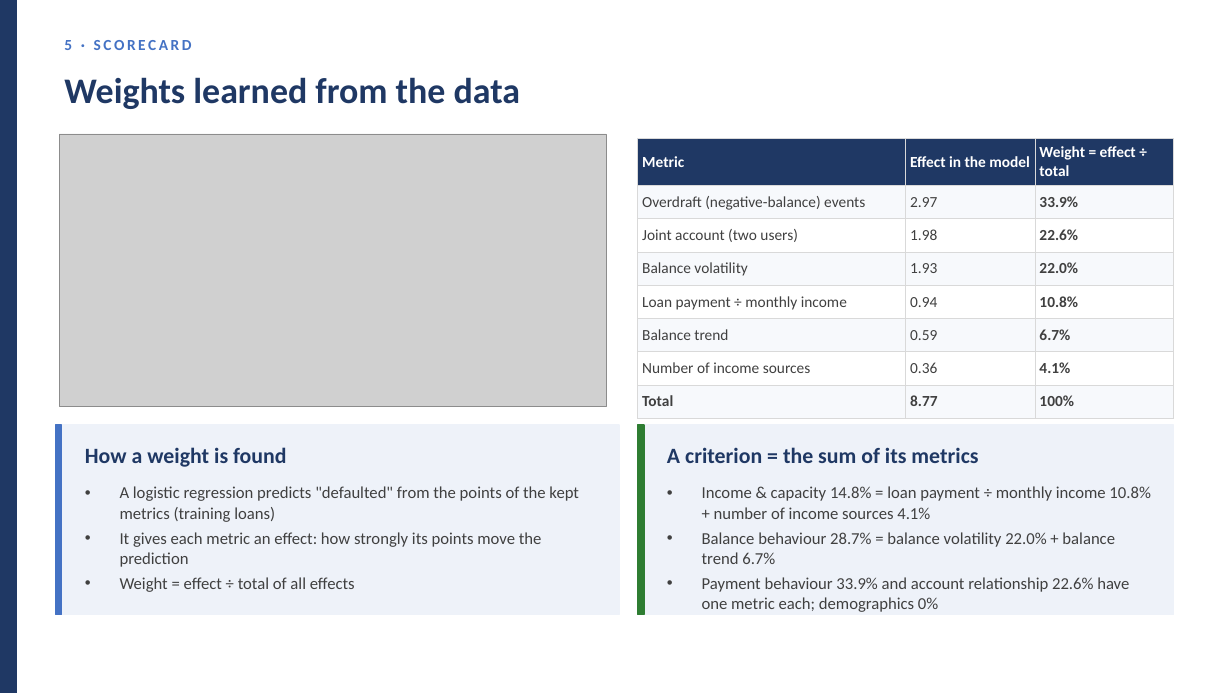
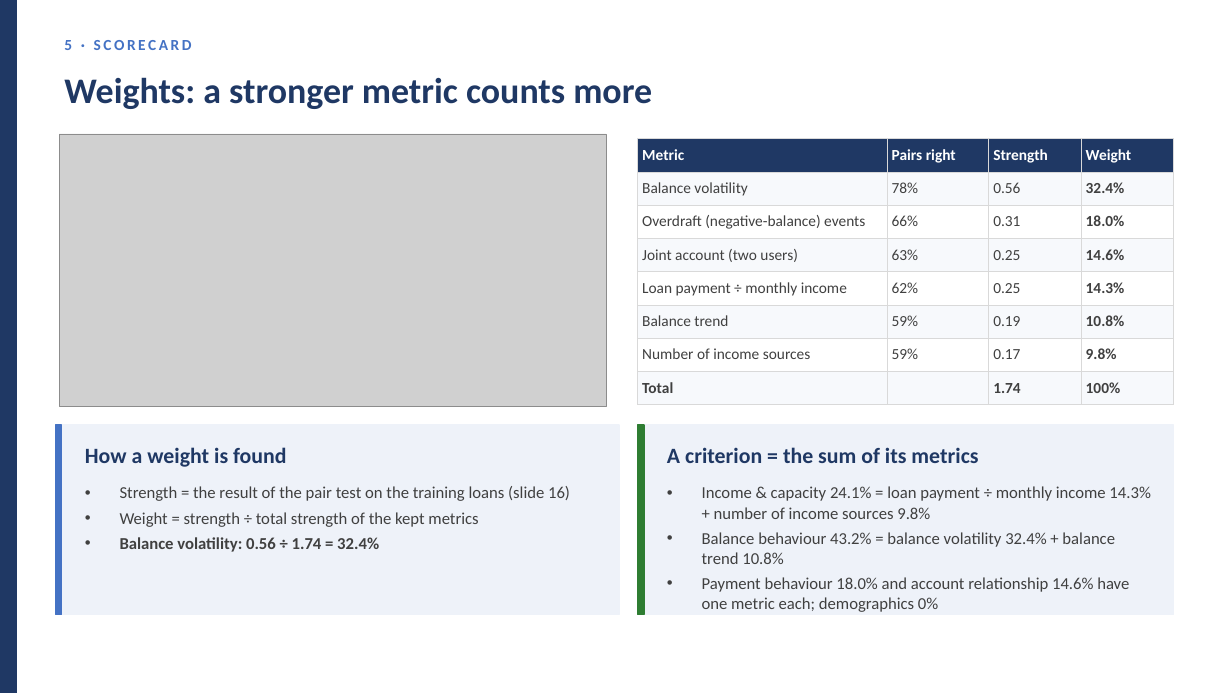
Before and after one commit to huotrithy/da-assignment-risk-scoring, a slide deck: slide 26 of docs/Final_Presentation.pptx. Drawn at 1232x693 pixels with LibreOffice and Linux fonts; fonts in the diff are those of the drawing; grey boxes stand for pictures. Boxes give left, top, right and bottom in pixels: in the first picture for what was removed or moved away, otherwise in the second. Text is boxed around its words. In the diff, an @@ line names an element or a change of style, - is before the commit and + after.

```diff
--- a/docs/Final_Presentation.pptx
+++ b/docs/Final_Presentation.pptx
@@ text at [64, 77, 652, 109]: text changed @@
-Weights learned from the data
+Weights: a stronger metric counts more
@@ table at [638, 139, 1174, 397] @@
-column 1: Metric | Overdraft (negative-balance) events | Joint account (two users) | Balance volatility | Loan payment ÷ monthly income | Balance trend | Number of income sources | Total
-column 2: Effect in the model | 2.97 | 1.98 | 1.93 | 0.94 | 0.59 | 0.36 | 8.77
-column 3: Weight = effect ÷ total | 33.9% | 22.6% | 22.0% | 10.8% | 6.7% | 4.1% | 100%
+column 1: Metric | Balance volatility | Overdraft (negative-balance) events | Joint account (two users) | Loan payment ÷ monthly income | Balance trend | Number of income sources | Total
+column 2: Pairs right | 78% | 66% | 63% | 62% | 59% | 59% | 
+column 3: Strength | 0.56 | 0.31 | 0.25 | 0.25 | 0.19 | 0.17 | 1.74
+column 4: Weight | 32.4% | 18.0% | 14.6% | 14.3% | 10.8% | 9.8% | 100%
@@ text at [120, 486, 570, 552]: text changed @@
-• A logistic regression predicts "defaulted" from the points of the kept metrics (training loans)
-• It gives each metric an effect: how strongly its points move the prediction
-• Weight = effect ÷ total of all effects
+• Strength = the result of the pair test on the training loans (slide 16)
+• Weight = strength ÷ total strength of the kept metrics
+• Balance volatility: 0.56 ÷ 1.74 = 32.4%
@@ text at [702, 486, 1150, 612]: text changed @@
-• Income & capacity 14.8% = loan payment ÷ monthly income 10.8% + number of income sources 4.1%
-• Balance behaviour 28.7% = balance volatility 22.0% + balance trend 6.7%
-• Payment behaviour 33.9% and account relationship 22.6% have one metric each; demographics 0%
+• Income & capacity 24.1% = loan payment ÷ monthly income 14.3% + number of income sources 9.8%
+• Balance behaviour 43.2% = balance volatility 32.4% + balance trend 10.8%
+• Payment behaviour 18.0% and account relationship 14.6% have one metric each; demographics 0%
```
Also in this commit, not shown: 17 other slides changed, 1 slide added, 1 slide removed, 18 other files.
